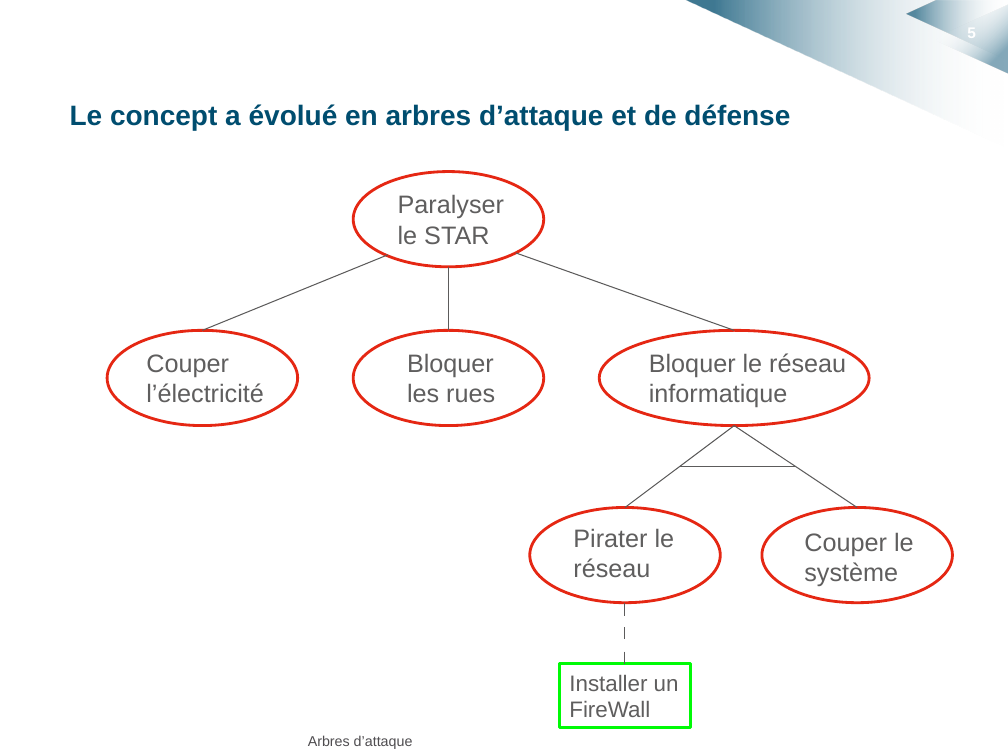
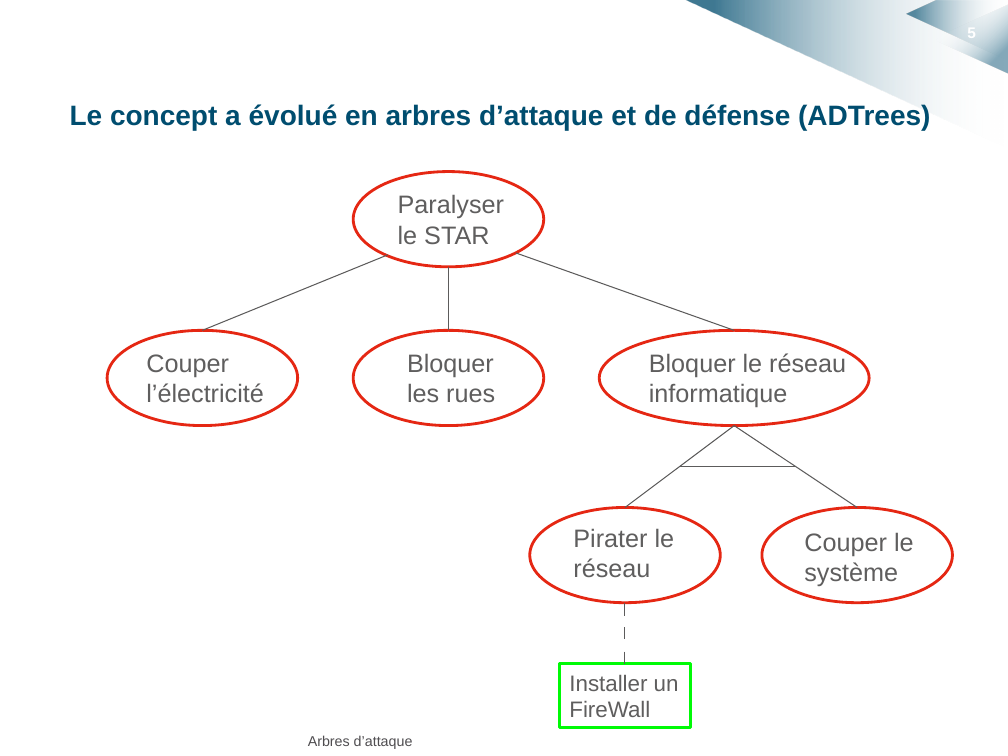
Before and after one commit to HKervadec/korrigolo, a slide deck: slide 5 of soutenances/projet_decembre/soutenance_projet_decembre.pptx. Drawn at 1008x756 pixels with LibreOffice and Linux fonts; fonts in the diff are those of the drawing; background and template pictures are left out. Boxes give left, top, right and bottom in pixels: in the first picture for what was removed or moved away, otherwise in the second. Text is boxed around its words. In the diff, an @@ line names an element or a change of style, - is before the commit and + after.

```diff
--- a/soutenances/projet_decembre/soutenance_projet_decembre.pptx
+++ b/soutenances/projet_decembre/soutenance_projet_decembre.pptx
@@ text at box(70, 104, 930, 130): text changed @@
-Le concept a évolué en arbres d’attaque et de défense
+Le concept a évolué en arbres d’attaque et de défense (ADTrees)
```
Also in this commit, not shown: 6 other slides changed, 2 slides added, 2 slides removed.
